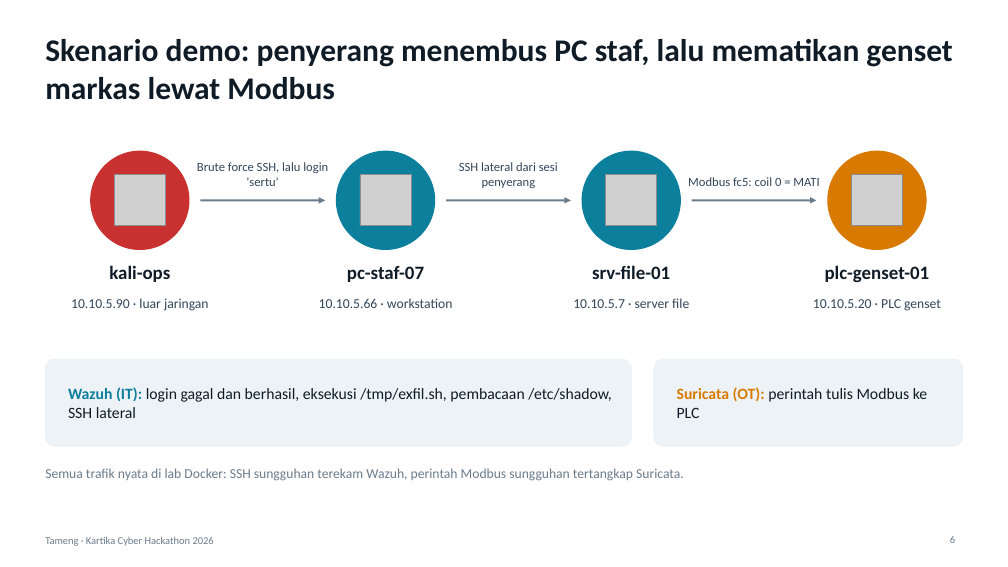
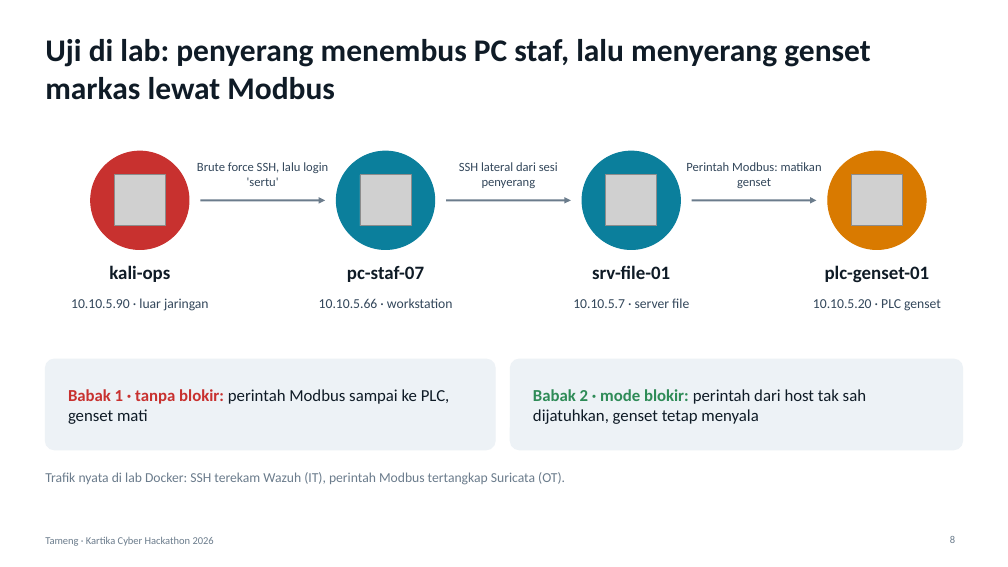
Before and after one commit to yogasamsu/Kartika-cyber, a slide deck: slide 8 of presentasi/tameng-presentasi.pptx (slide 6 before the commit). Drawn at 1008x567 pixels with LibreOffice and Linux fonts; fonts in the diff are those of the drawing; grey boxes stand for pictures. Boxes give left, top, right and bottom in pixels: in the first picture for what was removed or moved away, otherwise in the second. Text is boxed around its words. In the diff, an @@ line names an element or a change of style, - is before the commit and + after.

```diff
--- a/presentasi/tameng-presentasi.pptx
+++ b/presentasi/tameng-presentasi.pptx
@@ title at <box>45,39,870,100</box>: text changed @@
-Skenario demo: penyerang menembus PC staf, lalu mematikan genset markas lewat Modbus
+Uji di lab: penyerang menembus PC staf, lalu menyerang genset markas lewat Modbus
@@ text at <box>686,162,822,188</box>: text changed @@
-Modbus fc5: coil 0 = MATI
+Perintah Modbus: matikan genset
@@ rounded rectangle: place and size @@
-rounded rectangle at <box>45,359,631,446</box>
+rounded rectangle at <box>45,359,495,450</box>
@@ rounded rectangle at <box>45,359,495,450</box>: proportions changed @@
@@ rounded rectangle at <box>510,359,963,450</box>: proportions changed @@
@@ rounded rectangle: place and size @@
-rounded rectangle at <box>654,359,963,446</box>
+rounded rectangle at <box>510,359,963,450</box>
@@ text at <box>68,389,450,424</box>: text changed; size 15 to 16 pt @@
-Wazuh (IT): login gagal dan berhasil, eksekusi /tmp/exfil.sh, pembacaan /etc/shadow, SSH lateral
+Babak 1 · tanpa blokir: perintah Modbus sampai ke PLC, genset mati
@@ text at <box>533,389,866,424</box>: text changed; size 15 to 16 pt @@
-Suricata (OT): perintah tulis Modbus ke PLC
+Babak 2 · mode blokir: perintah dari host tak sah dijatuhkan, genset tetap menyala
@@ text at <box>45,472,565,485</box>: text changed @@
-Semua trafik nyata di lab Docker: SSH sungguhan terekam Wazuh, perintah Modbus sungguhan tertangkap Suricata.
+Trafik nyata di lab Docker: SSH terekam Wazuh (IT), perintah Modbus tertangkap Suricata (OT).
```
Also in this commit, not shown: 5 other slides changed, 8 slides added, 4 slides removed, 5 other files.
